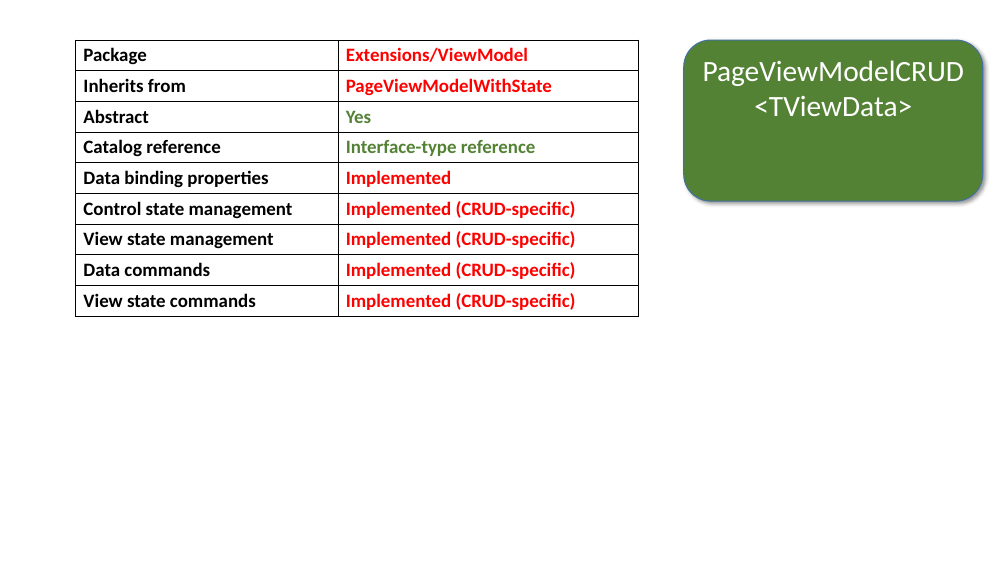
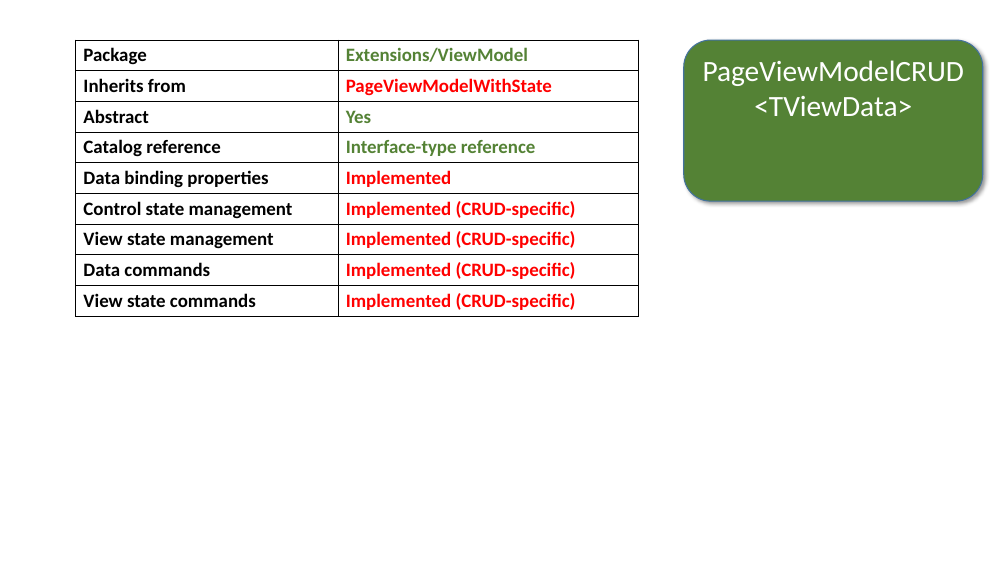
Before and after one commit to perl-easj/Teaching-materials, a slide deck: slide 248 of CSharpProgramming/Presentations/MVVMStarter/MVVMStarter2018 Class Library.pptx (slide 246 before the commit). Drawn at 1008x567 pixels with LibreOffice and Linux fonts; fonts in the diff are those of the drawing. Boxes give left, top, right and bottom in pixels: in the first picture for what was removed or moved away, otherwise in the second. Text is boxed around its words. In the diff, an @@ line names an element or a change of style, - is before the commit and + after.

```diff
--- a/CSharpProgramming/Presentations/MVVMStarter/MVVMStarter2018 Class Library.pptx
+++ b/CSharpProgramming/Presentations/MVVMStarter/MVVMStarter2018 Class Library.pptx
@@ table at box(76, 40, 638, 316) @@
@@ text colour #FF0000 to #548235 in "Extensions/ViewModel" @@
```
Also in this commit, not shown: 20 other slides changed, 2 slides added.
